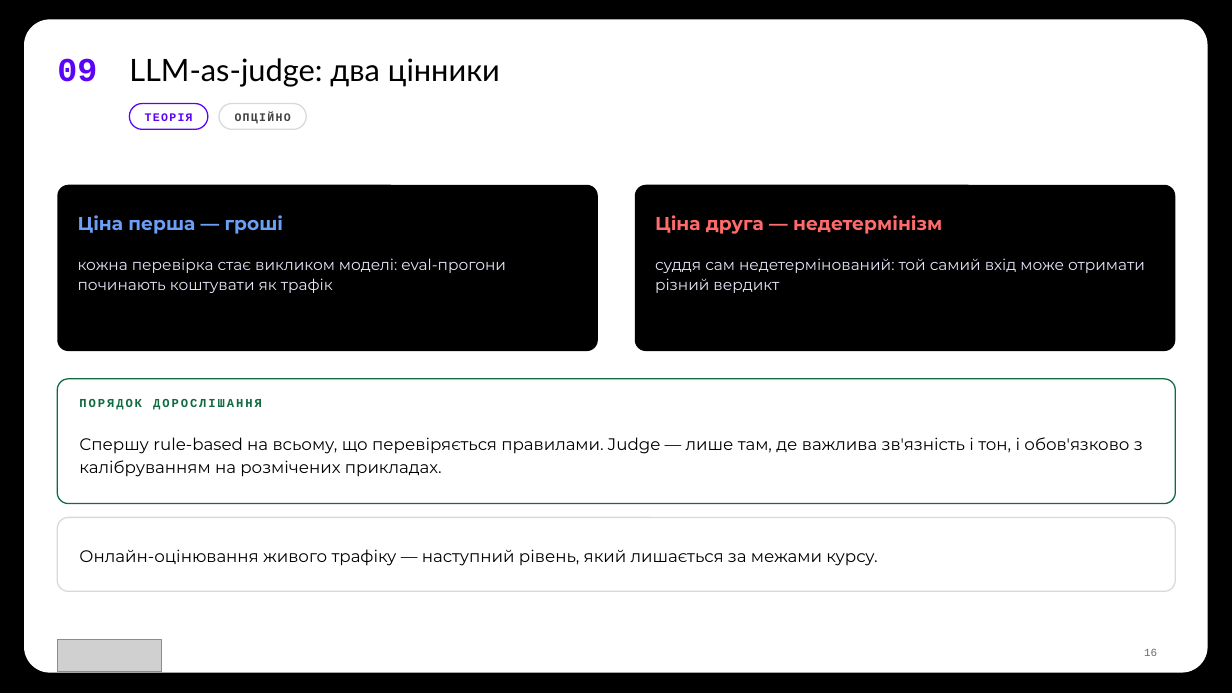
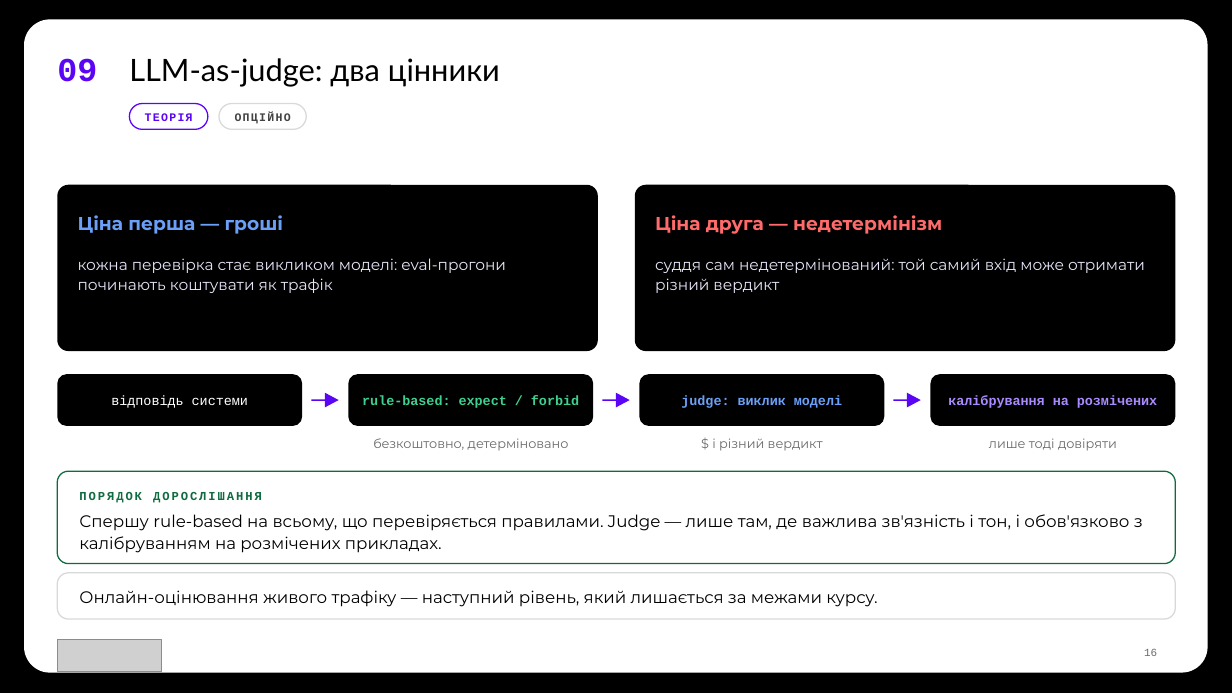
Before and after one commit to TarasFedorenkoFTV/llmops-bootcamp, a slide deck: slide 16 of docs/decks/L10.pptx. Drawn at 1232x693 pixels with LibreOffice and Linux fonts; fonts in the diff are those of the drawing; grey boxes stand for pictures; background and template pictures are left out. Boxes give left, top, right and bottom in pixels: in the first picture for what was removed or moved away, otherwise in the second. Text is boxed around its words. In the diff, an @@ line names an element or a change of style, - is before the commit and + after.

```diff
--- a/docs/decks/L10.pptx
+++ b/docs/decks/L10.pptx
@@ rounded rectangle added at [57, 374, 302, 426], fill #000000 @@
@@ rounded rectangle added at [348, 374, 593, 426], fill #000000 @@
@@ rounded rectangle added at [640, 374, 884, 426], fill #000000 @@
@@ rounded rectangle added at [931, 374, 1176, 426], fill #000000 @@
@@ text added at [111, 395, 248, 408], 10.5 pt, text #FFFFFF @@
+відповідь системи
@@ line added from (311, 400) to (328, 400), #5A05F4 1.25 pt @@
@@ triangle added at [325, 392, 339, 407], fill #5A05F4 @@
@@ text added at [362, 395, 579, 408], 10.5 pt, text #3FCF8E, bold @@
+rule-based: expect / forbid
@@ line added from (603, 400) to (619, 400), #5A05F4 1.25 pt @@
@@ triangle added at [616, 392, 630, 407], fill #5A05F4 @@
@@ text added at [681, 395, 842, 408], 10.5 pt, text #6BA0F8, bold @@
+judge: виклик моделі
@@ line added from (894, 400) to (910, 400), #5A05F4 1.25 pt @@
@@ triangle added at [907, 392, 921, 407], fill #5A05F4 @@
@@ text added at [948, 395, 1157, 408], 10.5 pt, text #A98BFF, bold @@
+калібрування на розмічених
@@ text added at [373, 438, 569, 450], 10 pt, text #6B6B6B @@
+безкоштовно, детерміновано
@@ text added at [712, 438, 823, 451], 10 pt, text #6B6B6B @@
+$ і різний вердикт
@@ text added at [989, 438, 1117, 451], 10 pt, text #6B6B6B @@
+лише тоді довіряти
@@ rounded rectangle at [57, 471, 1176, 564]: proportions changed @@
@@ rounded rectangle: place and size @@
-rounded rectangle at [57, 379, 1176, 504]
+rounded rectangle at [57, 471, 1176, 564]
@@ text "ПОРЯДОК ДОРОСЛІШАННЯ": place and size @@
-text "ПОРЯДОК ДОРОСЛІШАННЯ" at [79, 399, 262, 410]
+text "ПОРЯДОК ДОРОСЛІШАННЯ" at [79, 492, 262, 503]
@@ text "Спершу rule-based на всьому, що ...": place and size @@
-text "Спершу rule-based на всьому, що ..." at [79, 437, 1143, 477]
+text "Спершу rule-based на всьому, що ..." at [79, 514, 1143, 553]
@@ rounded rectangle: place and size @@
-rounded rectangle at [57, 518, 1176, 592]
+rounded rectangle at [57, 573, 1176, 619]
@@ rounded rectangle at [57, 573, 1176, 619]: proportions changed @@
@@ text "Онлайн-оцінювання живого трафіку — наступний ...": place and size @@
-text "Онлайн-оцінювання живого трафіку — наступний ..." at [79, 549, 877, 566]
+text "Онлайн-оцінювання живого трафіку — наступний ..." at [79, 590, 877, 607]
```
Also in this commit, not shown: 2 other slides changed, 29 other files.
